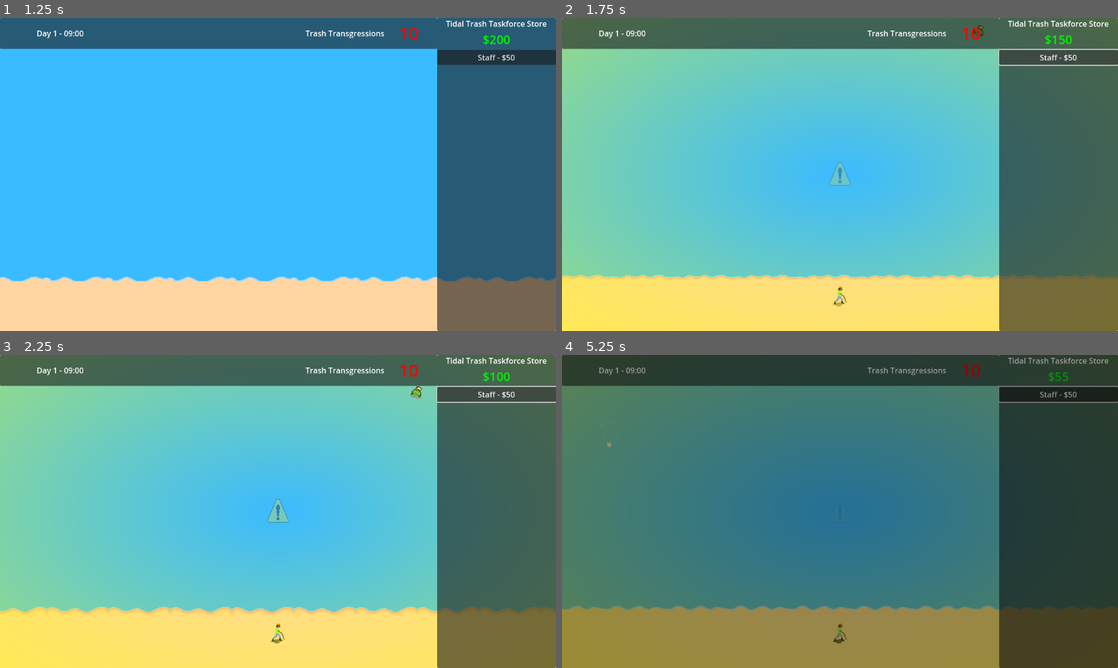
Above: before the commit, frames 1-4 (two rows, left to right).
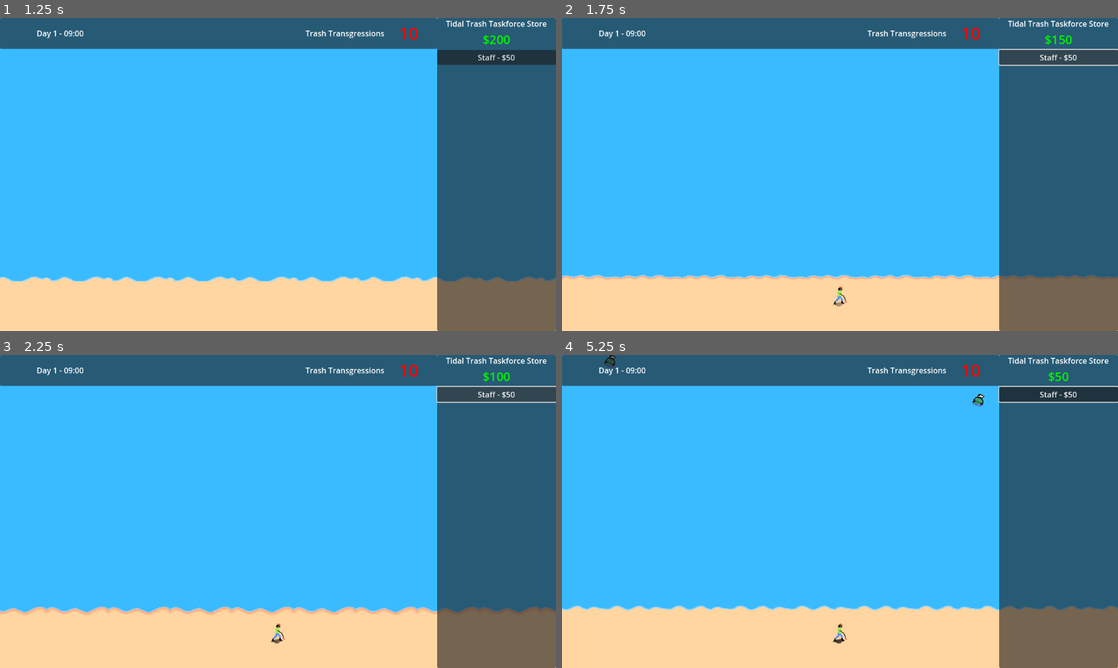
Above: after the commit, the same moments.

Repository: BlazingNeutron/calmbeforestorm
Game: Godot game, scene res://scenes/menu.tscn
The game is run twice, just before and just after one commit, with the same random seed, the same clock (stepped at 60 frames per second) and the same inputs. Sound files missing from this copy of the repository are replaced by a short silence.
Inputs (mouse positions are in pixels of both pictures, inside the frame that each line leads up to):
- Up to frame 1 (1.25 s): click "Start" at 0.5 s
- Up to frame 2 (1.75 s): click "Staff - $50" at 1.25 s
- Up to frame 3 (2.25 s): click "Staff - $50" at 2 s
- Up to frame 4 (5.25 s): click "Staff - $50" at 2.75 s; move the mouse to (979, 458) at 3.52 s; click (979, 458) at 3.6 s; move the mouse to (606, 395) at 4.27 s; click (606, 395) at 4.35 s; move the mouse to (895, 442) at 5.02 s; click (895, 442) at 5.1 s

Frame 1 is identical in both runs. In frame 2, 88% of the frame differs, in the area x 0-100%, y 0-100%; in frame 3, 88%; in frame 4, 100%.

Commit message:
Trash moves like a wave

Diff:
--- a/scenes/storm_warning.tscn
+++ b/scenes/storm_warning.tscn
@@ -1,17 +1,11 @@
-[gd_scene load_steps=6 format=3 uid="uid://5hjrx53y7uu0"]
+[gd_scene load_steps=5 format=3 uid="uid://5hjrx53y7uu0"]
 
 [ext_resource type="Script" path="res://scripts/storm_warning.gd" id="1_106s2"]
 [ext_resource type="Texture2D" uid="uid://ecu6xgov3706" path="res://assets/sprites/warning-sign.png" id="1_er1jn"]
+[ext_resource type="Texture2D" uid="uid://4lraqkwu6tt4" path="res://assets/sprites/warning-halo.png" id="2_gcrdo"]
 [ext_resource type="AudioStream" uid="uid://bstd1fdn8ifwm" path="res://assets/audio/warning-sound-6686.mp3" id="3_vmc28"]
-[ext_resource type="Shader" path="res://scripts/hud.gdshader" id="4_tklub"]
 
-[sub_resource type="ShaderMaterial" id="ShaderMaterial_ytmw0"]
-shader = ExtResource("4_tklub")
-shader_parameter/alpha = 1.0
-shader_parameter/inner_radius = 0.0
-shader_parameter/outer_radius = 3.0
-
-[node name="StormWarning" type="Node"]
+[node name="StormWarning" type="CanvasLayer"]
 script = ExtResource("1_106s2")
 
 [node name="PulsingWarning" type="Control" parent="."]
@@ -26,16 +20,14 @@
 grow_vertical = 2
 mouse_filter = 1
 
-[node name="YellowVignette" type="ColorRect" parent="PulsingWarning"]
-material = SubResource("ShaderMaterial_ytmw0")
+[node name="YellowVignette" type="TextureRect" parent="PulsingWarning"]
 layout_mode = 1
 anchors_preset = 15
 anchor_right = 1.0
 anchor_bottom = 1.0
 grow_horizontal = 2
 grow_vertical = 2
-mouse_filter = 1
-color = Color(1, 0.882353, 0.141176, 1)
+texture = ExtResource("2_gcrdo")
 
 [node name="StormWarningIcon" type="TextureRect" parent="PulsingWarning"]
 layout_mode = 1
--- a/scripts/game.gd
+++ b/scripts/game.gd
@@ -7,7 +7,7 @@
 @onready var next_storm_timer: Timer = %NextStormTimer
 @onready var storm_duration: Timer = $StormDuration
 
-@export var time_to_next_storm : int = 1
+@export var time_to_next_storm : int = 60
 @export var storm_duration_time : int = 30
 
 func _ready() -> void:
--- a/scripts/hud.gdshader
+++ b/scripts/hud.gdshader
@@ -1,12 +1,12 @@
 shader_type canvas_item;
 
-uniform float alpha = 1.0;
-uniform float inner_radius = 0.0;
-uniform float outer_radius = 1.5;
+uniform float alpha = 9.0;
+uniform float inner_radius = 0.1;
+uniform float outer_radius = 1.0;
 
 void fragment() {
 	float x = abs(UV.r-.5)*2.0;
 	float y = abs(UV.g-.5)*2.0;
 	float q = 1.0-(1.0-sqrt(x*x+y*y)/outer_radius)/(1.0-inner_radius);
-	COLOR = vec4(255, 225, 0, q*alpha);
+	COLOR = vec4(1.0, 0.882352941, 0.141176471, q*alpha);
 }
--- a/scripts/waste.gd
+++ b/scripts/waste.gd
@@ -7,16 +7,22 @@
 @onready var sprite: Sprite2D = $Sprite2D
 @onready var poof: CPUParticles2D = $PoofAnimationParticles
 
-@export var SPEED : int = 100
+@export var SPEED : int = 40
 var has_landed : bool = false
 var claimed : bool = false
 var picker_upper : Node2D = null
 var picking_up : bool = false
 
+@export var frequency = 9
+@export var amplitude = 0.8
+var time = 0
+
 # Called every frame. 'delta' is the elapsed time since the previous frame.
 func _process(delta: float) -> void:
 	if position.y < 230:
-		position.y += delta * SPEED
+		time += delta
+		var movement = cos(time*frequency)*amplitude
+		position.y += (SPEED * delta) + movement
 	elif has_landed == false and position.y > 200:
 		has_landed = true
 		move_to_beach_frame()
Binary file added: assets/sprites/warning-halo.png
Not shown, added: assets/sprites/warning-halo.png.import
